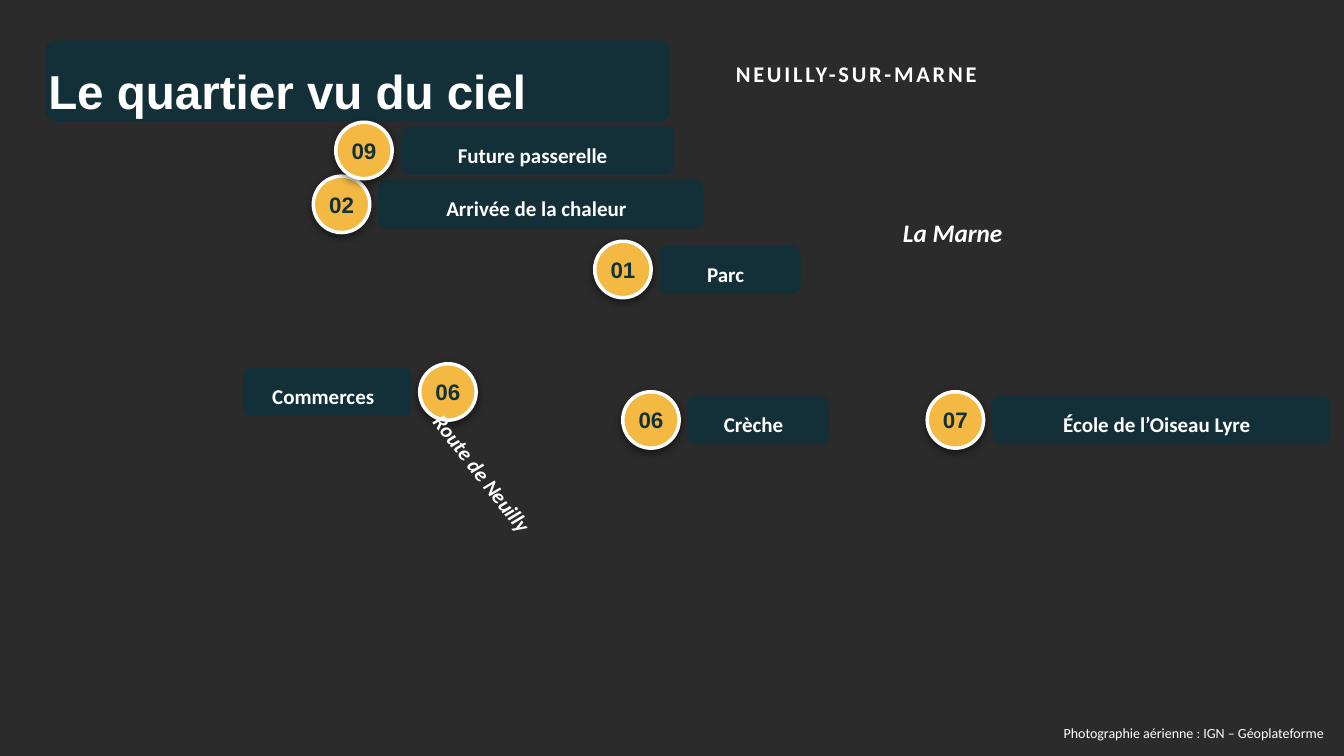
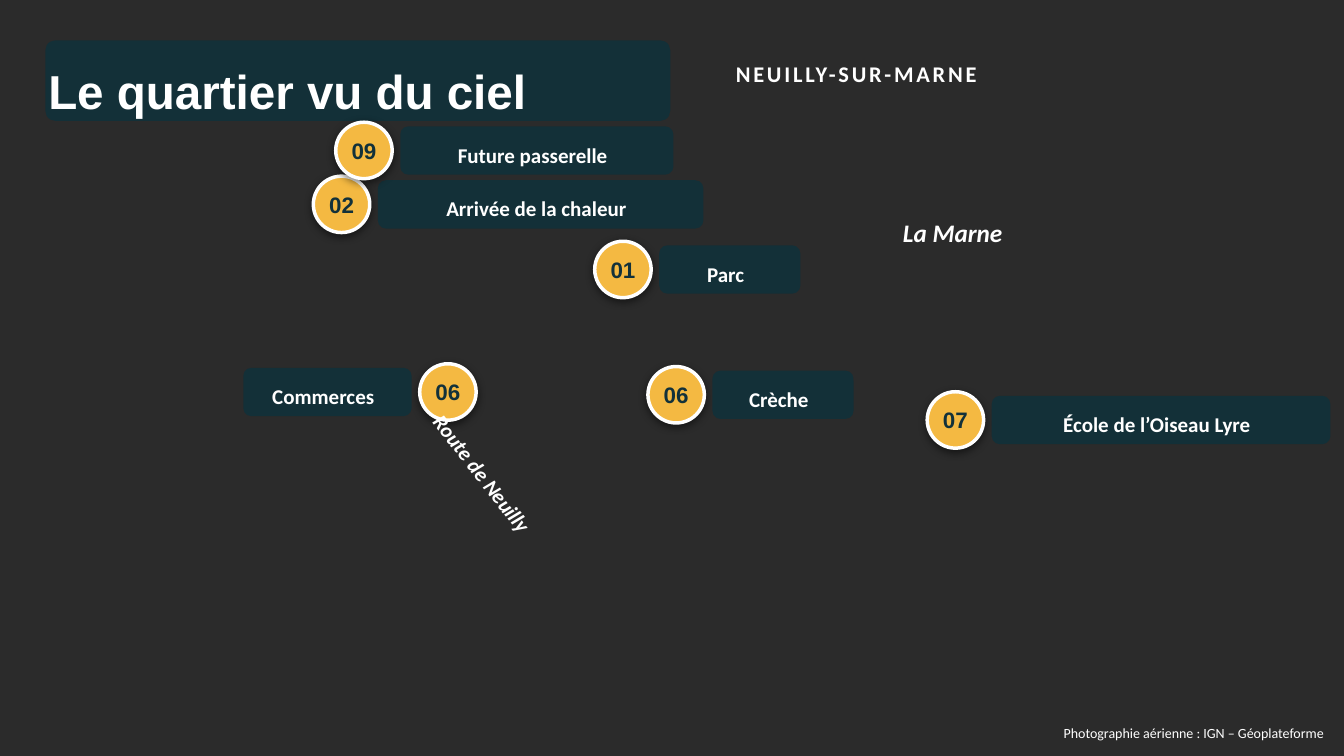
Before and after one commit to benjaminboussemart74-design/Operation_robespierre, a slide deck: slide 2 of reunion_ecoquartier_2026-10-05/Reunion_publique_Ecoquartier_vues_aeriennes.pptx. Drawn at 1344x756 pixels with LibreOffice and Linux fonts; fonts in the diff are those of the drawing; background and template pictures are left out; a plain dark background stands for a picture behind light text. Boxes give left, top, right and bottom in pixels: in the first picture for what was removed or moved away, otherwise in the second. Text is boxed around its words. In the diff, an @@ line names an element or a change of style, - is before the commit and + after.

```diff
--- a/reunion_ecoquartier_2026-10-05/Reunion_publique_Ecoquartier_vues_aeriennes.pptx
+++ b/reunion_ecoquartier_2026-10-05/Reunion_publique_Ecoquartier_vues_aeriennes.pptx
@@ 1 text, 1 rounded rectangle, 1 ellipse: place and size @@
-1 text, 1 rounded rectangle, 1 ellipse at bbox=[623, 392, 829, 449]
+1 text, 1 rounded rectangle, 1 ellipse at bbox=[648, 367, 854, 423]
```
Also in this commit, not shown: 1 other slide changed.
